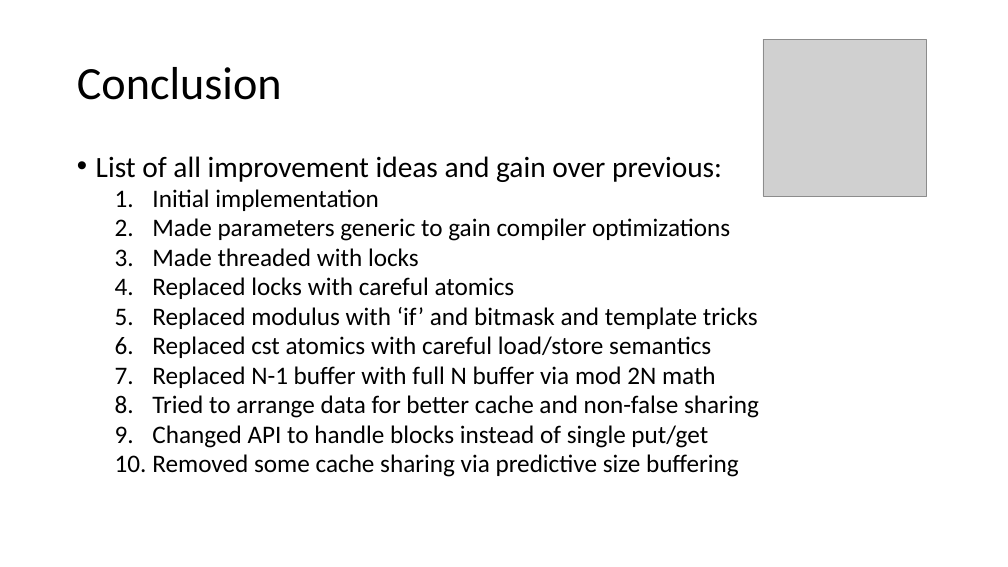
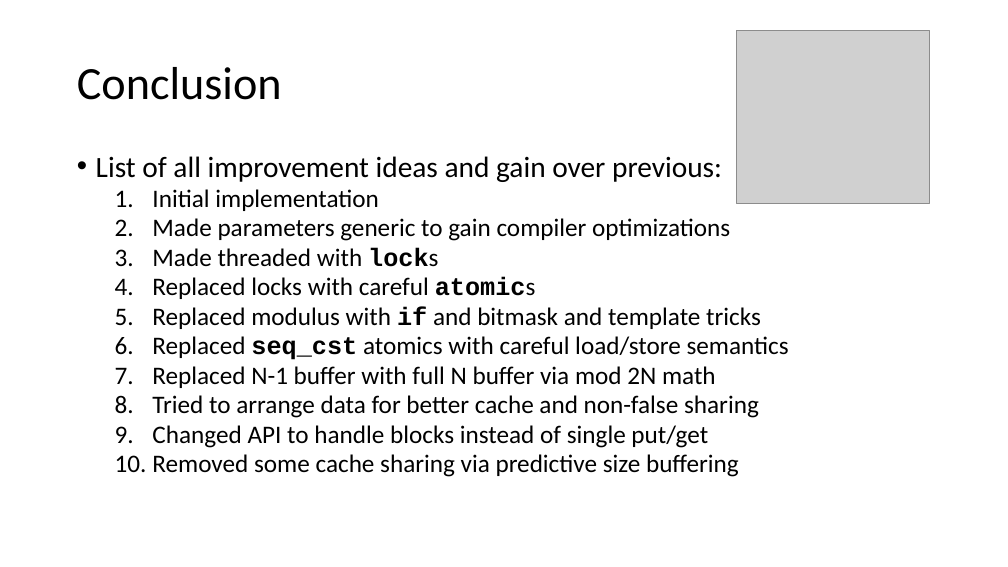
Before and after one commit to ChrisLomont/RingBuffer, a slide deck: slide 34 of Making a Ringbuffer.pptx (slide 32 before the commit). Drawn at 1008x567 pixels with LibreOffice and Linux fonts; fonts in the diff are those of the drawing; grey boxes stand for pictures. Boxes give left, top, right and bottom in pixels: in the first picture for what was removed or moved away, otherwise in the second. Text is boxed around its words. In the diff, an @@ line names an element or a change of style, - is before the commit and + after.

```diff
--- a/Making a Ringbuffer.pptx
+++ b/Making a Ringbuffer.pptx
@@ picture: place and size @@
-picture at (763,39,926,196)
+picture at (737,30,929,203)
@@ text at (152,247,536,299): font Calibri to Courier New, bold on in "locks", "atomics" @@
@@ text at (152,306,789,360): text changed @@
-  5. Replaced modulus with ‘if’ and bitmask and template tricks
-  6. Replaced cst atomics with careful load/store semantics
+  5. Replaced modulus with if and bitmask and template tricks
+  6. Replaced seq_cst atomics with careful load/store semantics
```
Also in this commit, not shown: 31 other slides changed, 3 slides added, 1 slide removed, 13 other files.
